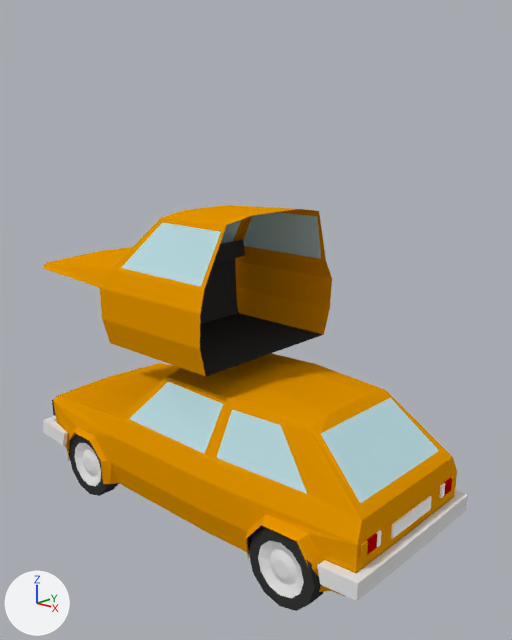
The Blender file just_drive/resources/justdrive.blend, before and after one commit.
One viewpoint serves both versions: a camera (50 mm lens) standing at (4.98, -3.28, 3.78) and looking at (-1.52, 3.77, 1.04). The axes (+X, +Y, +Z) are drawn at lower left. The lights are the same throughout.

Names of what the first picture shows: 'Circle', 'Circle.001', 'cockpit', 'vw'.
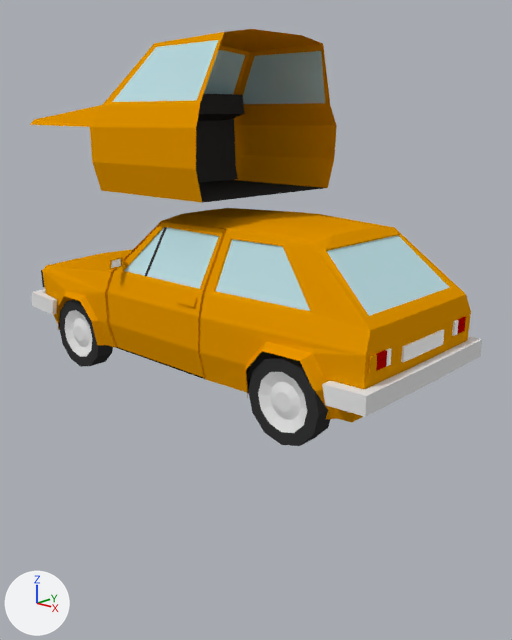
Changed parts and their boxes (x1, y1, x2, y2) in the pictures (512 x 640 px):
'vw', reshaped, moved (6% wider, 14% shorter): before (43, 353, 468, 601); after (31, 208, 482, 422)
'cockpit', moved: before (42, 205, 332, 376); after (30, 29, 337, 203)
'Circle.001', moved: before (249, 527, 324, 611); after (248, 355, 331, 446)
'Circle', moved: before (69, 434, 119, 496); after (59, 300, 113, 367)
part 1 of me_cube, added: after (246, 351, 275, 380)
part 2 of me_cube, added: after (107, 257, 127, 270)
part 3 of me_cube, built on: before (53, 377, 439, 549); after (42, 221, 452, 389)

The change, as a diff of the scene's bpy script:
```diff
--- a/just_drive/resources/justdrive.blend.py
+++ b/just_drive/resources/justdrive.blend.py
@@ me_cube @@
 # used by ob_vw; location = (-1.42, 3.61, -0.71); rotation_euler = (0.0, 0.0, -1.571), in degrees (0, 0, -90)
-me_cube.from_pydata(...)  # 195 vertices, 139 faces; spans x 0.0..1.39, y -3.59..2.73, z -0.85..1.09
+me_cube.from_pydata(...)  # 444 vertices, 370 faces; spans x 0.0..1.43, y -3.59..2.73, z -0.85..1.09
+# me_cube part 1: a new loose piece of 27 vertices spanning x 0.0..1.25, y -1.63..2.41, z -0.72..0.46, in mat_black (black #373737)
+# me_cube part 2: a new loose piece of 24 vertices spanning x 1.12..1.43, y -1.34..-1.26, z 0.35..0.49
+# me_cube part 3
+# 17 vertices are removed from x 0.0..1.31, y -3.2..2.4, z -0.85..0.93
+# 23 faces are deleted
+# 2 vertices move from x 1.31..1.38, y -1.81..-1.74, z -0.84..-0.83 to x 1.22..1.33, y -1.81..-1.71, z -0.84..-0.83
+# 81 vertices are added at x 0.0..1.31, y -1.72..2.44, z -0.85..1.02
+# 8 new vertices lie (0.66, 0.0, 0.0) away from vertices in x 0.2, y -0.16..1.66, z -0.65..0.39
+# 6 new vertices lie (0.04, 0.0, 0.01) away from vertices in x 1.14..1.27, y -1.57..0.31, z -0.02..0.27
+# 25 new faces join them, mat_black (black #373737)
+# 64 new faces join them, mat_orange (orange #e79800)
+# 6 new faces join them, mat_glass (cyan #bfe1e7)
 me_cube.materials.append(mat_orange)
@@ ob_cockpit @@
 ob_cockpit = bpy.data.objects.new('cockpit', me_cube_001)
-ob_cockpit.location = (-1.42, 3.61, 1.13)
+ob_cockpit.location = (-1.42, 3.61, 3.28)
 ob_cockpit.rotation_euler = (0.0, 0.0, -1.571)  # degrees (0, 0, -90)
@@ ob_vw @@
 ob_vw = bpy.data.objects.new('vw', me_cube)
-ob_vw.location = (-1.42, 3.61, -0.71)
+ob_vw.location = (-1.42, 3.61, 1.47)
 ob_vw.rotation_euler = (0.0, 0.0, -1.571)  # degrees (0, 0, -90)
@@ ob_circle_001 @@
 ob_circle_001.matrix_parent_inverse = Matrix(((0.0, -1.0, 0.0, 3.611), (1.0, 0.0, 0.0, 1.42), (0.0, 0.0, 1.0, -1.426), (0.0, 0.0, 0.0, 1.0)))
-ob_circle_001.location = (0.233, 2.361, 0.732)
+ob_circle_001.location = (0.233, 2.361, 0.689)
 ob_circle_001.rotation_euler = (-1.571, 0.0, 0.0)  # degrees (-90, 0, 0)
@@ ob_circle @@
 ob_circle.matrix_parent_inverse = Matrix(((0.0, -1.0, 0.0, 3.611), (1.0, 0.0, 0.0, 1.42), (0.0, 0.0, 1.0, -1.426), (0.0, 0.0, 0.0, 1.0)))
-ob_circle.location = (-3.727, 2.373, 0.712)
+ob_circle.location = (-3.727, 2.373, 0.659)
 ob_circle.rotation_euler = (-1.571, 0.0, 0.0)  # degrees (-90, 0, 0)
```
